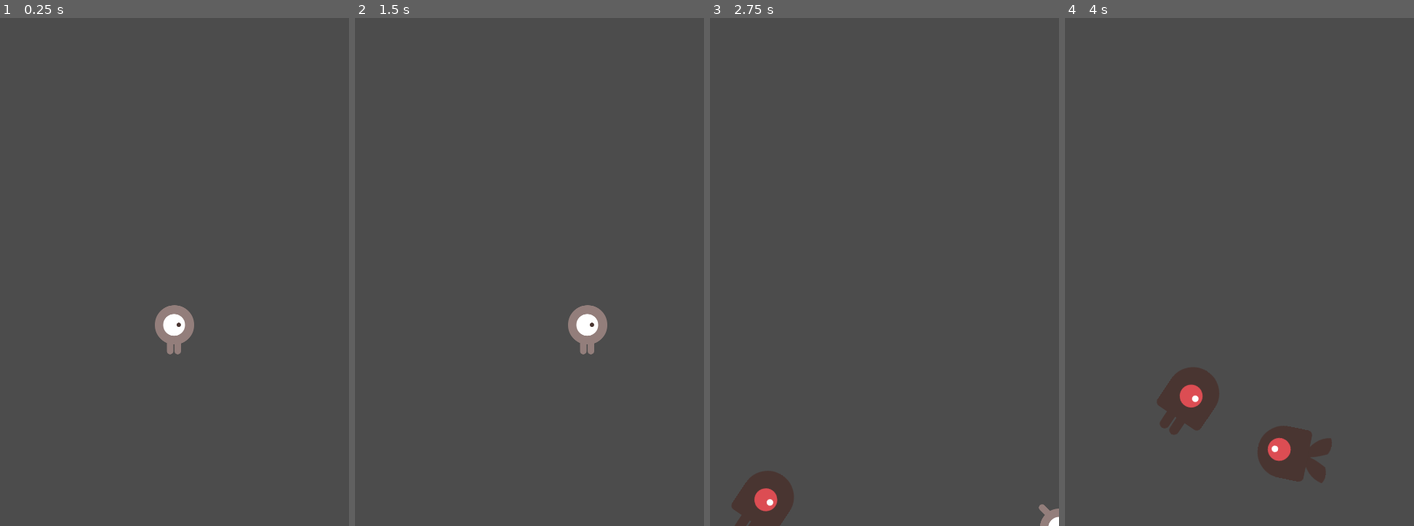
Above: before the commit, frames 1-4 (left to right).
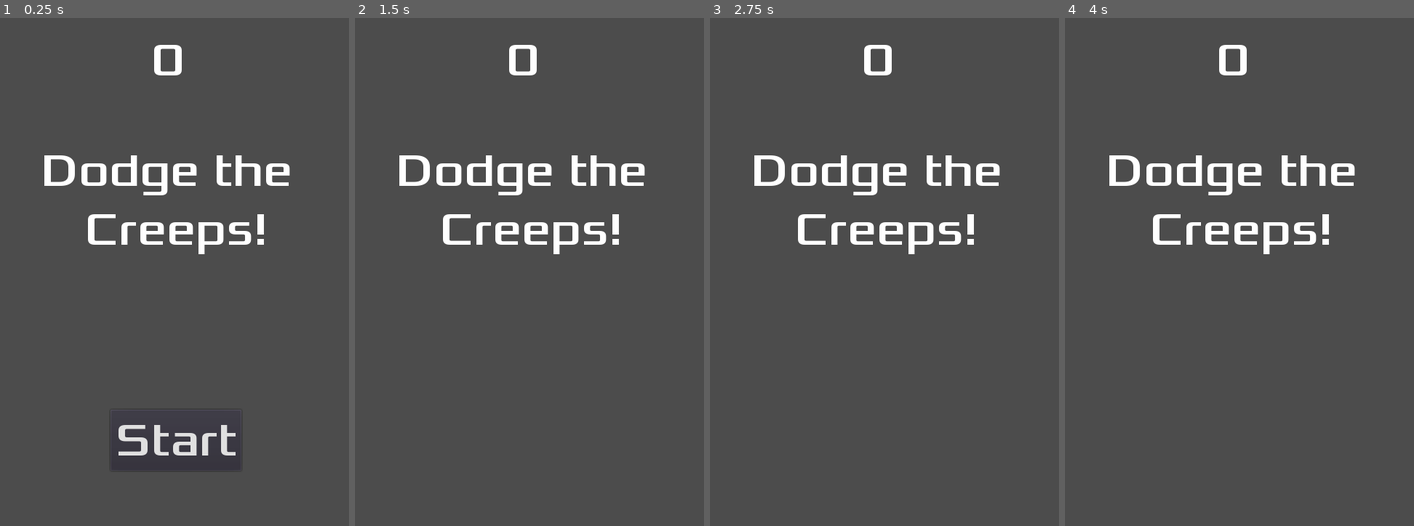
Above: after the commit, the same moments.

Repository: danielruedaaa/dodgeTheCreeps_DanielRueda
Game: Godot game, scene res://Main.tscn
Same seed, same stepped clock (60 frames per second), same inputs: the game is played once before the commit and once after it. This scene is started directly instead of the project's main scene.
Inputs (mouse positions are in pixels of both pictures, inside the frame that each line leads up to):
- Up to frame 1 (0.25 s): no input
- Up to frame 2 (1.5 s): click (529, 439) at 0.5 s, where only the run after the commit has a clickable "Start"; tap Enter at 1.25 s; hold Right (move_right) from 1.28 s (still down)
- Up to frame 3 (2.75 s): release Right (move_right) at 2.03 s; hold Down (move_down) from 2.03 s (still down)
- Up to frame 4 (4 s): release Down (move_down) at 2.78 s; hold Right (move_right) 2.78-3.53 s; hold Up (move_up) from 3.53 s (still down)

The runs differ from the first frame. In frame 1, 4.9% of the frame differs, in the area x 12-84%, y 5-89%; in frame 2, 4.1%; in frame 3, 4.9%; in frame 4, 6.5%, in the area x 12-84%, y 5-92%.

Commit message:
Joc Jugable V1

Diff:
--- /dev/null
+++ b/HUD.gd
@@ -0,0 +1,28 @@
+ extends CanvasLayer
+signal start_game
+
+func show_message(text):
+	$Message.text = text
+	$Message.show()
+	$MessageTimer.start()
+
+func show_game_over():
+ show_message("Game Over")
+ # Espereu fins que el MessageTimer hagi acabat de comptar.
+ yield($MessageTimer, "timeout")
+ $Message.text = "Dodge the\nCreeps!"
+ $Message.show()
+ # Feu un temporitzador one-shot i espereu que acabi.
+ yield(get_tree().create_timer(1), "timeout")
+ $StartButton.show()
+
+func update_score(score):
+ $ScoreLabel.text = str(score)
+
+func _on_MessageTimer_timeout():
+	$Message.hide()
+
+
+func _on_StartButton_pressed():
+	$StartButton.hide()
+	emit_signal("start_game")
--- /dev/null
+++ b/HUD.tscn
@@ -0,0 +1,44 @@
+[gd_scene load_steps=4 format=2]
+
+[ext_resource path="res://fonts/Xolonium-Regular.ttf" type="DynamicFontData" id=1]
+[ext_resource path="res://HUD.gd" type="Script" id=2]
+
+[sub_resource type="DynamicFont" id=1]
+size = 64
+font_data = ExtResource( 1 )
+
+[node name="HUD" type="CanvasLayer"]
+script = ExtResource( 2 )
+
+[node name="ScoreLabel" type="Label" parent="."]
+margin_left = 208.0
+margin_top = 40.0
+margin_right = 253.0
+margin_bottom = 118.0
+custom_fonts/font = SubResource( 1 )
+text = "0"
+align = 1
+
+[node name="Missatge" type="Label" parent="."]
+margin_left = 56.0
+margin_top = 192.0
+margin_right = 422.0
+margin_bottom = 351.0
+custom_fonts/font = SubResource( 1 )
+text = "Dodge the
+   Creeps!"
+
+[node name="StartButton" type="Button" parent="."]
+margin_left = 152.0
+margin_top = 560.0
+margin_right = 332.0
+margin_bottom = 644.0
+custom_fonts/font = SubResource( 1 )
+text = "Start"
+
+[node name="MessageTimer" type="Timer" parent="."]
+wait_time = 2.0
+one_shot = true
+
+[connection signal="pressed" from="StartButton" to="." method="_on_StartButton_pressed"]
+[connection signal="timeout" from="MessageTimer" to="." method="_on_MessageTimer_timeout"]
--- a/Main.gd
+++ b/Main.gd
@@ -11,7 +11,7 @@
 # Called when the node enters the scene tree for the first time.
 func _ready():
 	randomize()
-	new_game()
+
 
 # Called every frame. 'delta' is the elapsed time since the previous frame.
 #func _process(delta):
--- a/Main.tscn
+++ b/Main.tscn
@@ -1,8 +1,9 @@
-[gd_scene load_steps=5 format=2]
+[gd_scene load_steps=6 format=2]
 
 [ext_resource path="res://Player.tscn" type="PackedScene" id=1]
 [ext_resource path="res://Main.gd" type="Script" id=2]
 [ext_resource path="res://Mob.tscn" type="PackedScene" id=3]
+[ext_resource path="res://HUD.tscn" type="PackedScene" id=4]
 
 [sub_resource type="Curve2D" id=1]
 _data = {
@@ -32,6 +33,8 @@
 
 [node name="MobSpawnLocation" type="PathFollow2D" parent="MobPath"]
 
+[node name="HUD" parent="." instance=ExtResource( 4 )]
+
 [connection signal="hit" from="Player" to="." method="game_over"]
 [connection signal="timeout" from="MobTimer" to="." method="_on_MobTimer_timeout"]
 [connection signal="timeout" from="ScoreTimer" to="." method="_on_ScoreTimer_timeout"]
